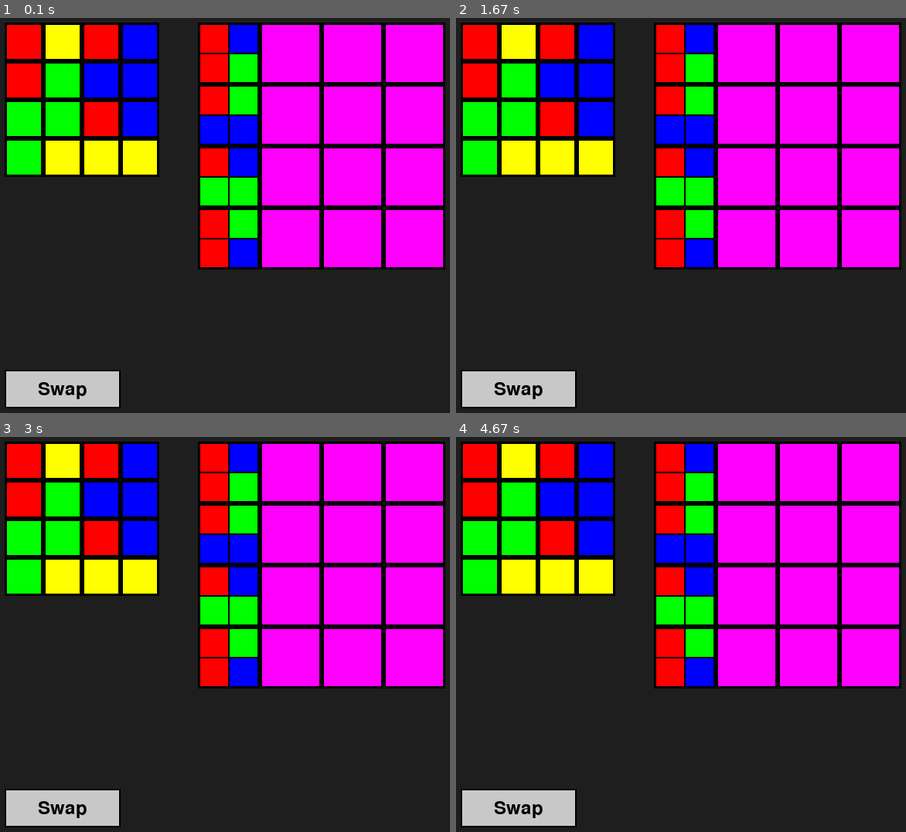
Above: before the commit, frames 1-4 (two rows, left to right).
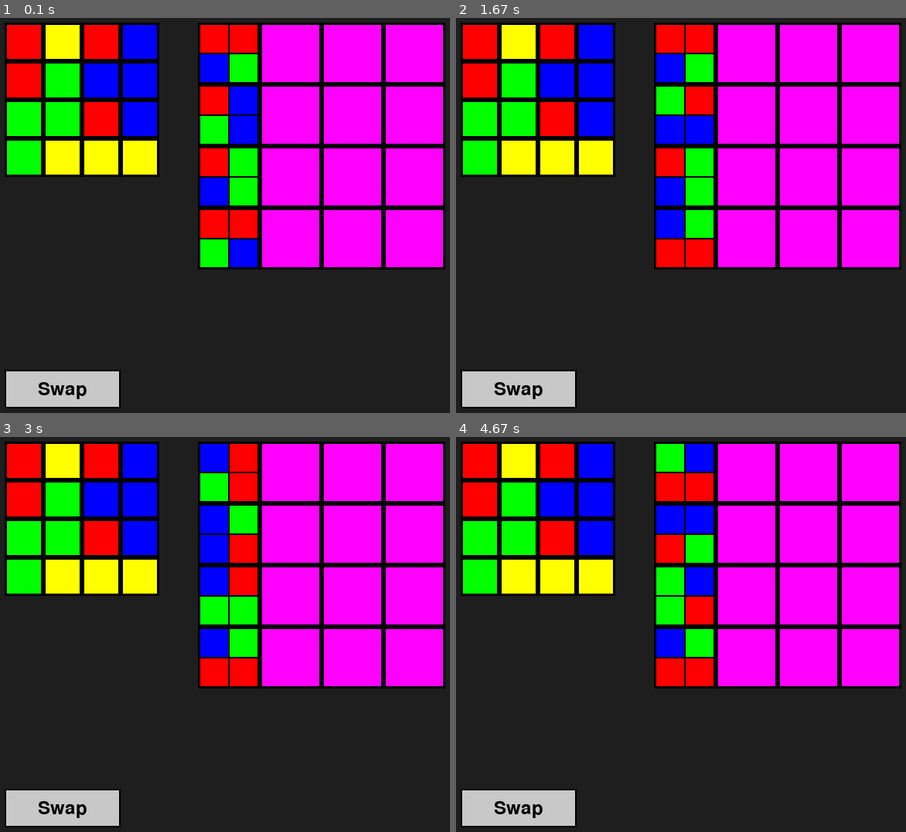
Above: after the commit, the same moments.

Repository: tillschutze/matcher
Game: pygame game, started from main.py
Same seed, same stepped clock (60 frames per second), same inputs: the game is played once before the commit and once after it.
Inputs (mouse positions are in pixels of both pictures, inside the frame that each line leads up to):
- Up to frame 1 (0.1 s): no input
- Up to frame 2 (1.67 s): click (708, 235) at 0.38 s; click (582, 219) at 0.72 s; click (685, 116) at 1.05 s; click (685, 239) at 1.38 s
- Up to frame 3 (3 s): click (229, 472) at 1.72 s; click (229, 595) at 2.05 s; click (256, 555) at 2.38 s
- Up to frame 4 (4.67 s): click (685, 472) at 3.22 s; click (685, 595) at 3.55 s; click (685, 535) at 4.38 s

The runs differ from the first frame. In frame 1, 3.5% of the frame differs, in the area x 44-58%, y 1-64%; in frame 2, 3.5%; in frame 3, 4.3%; in frame 4, 4.3%.

Commit message:
rotate card

Diff:
--- a/classes/Board.py
+++ b/classes/Board.py
@@ -15,6 +15,7 @@
         self.origin = origin
         self.cell_size = cell_size
         self.cells: List[CellType] = []
+        self.board = None
         self.create_board()
 
     def create_board(self):
@@ -35,7 +36,7 @@
                 cell = self.create_cell(cell_rect, row, col)
                 self.cells.append(cell)
 
-    def create_cell(self):
+    def create_cell(self, rect, row, col) -> CellType:
         pass
 
     def find_clicked_cell(self, pos) -> Optional[CellType]:
@@ -46,7 +47,7 @@
 
 
 class MainBoard(Board[MainBoardCell]):
-    def __init__(self, dimension, colors: Color, origin=(50, 50), cell_size=50):
+    def __init__(self, dimension, colors: List[Color], origin=(50, 50), cell_size=50):
         self.colors = colors
         super().__init__(dimension, origin, cell_size)
 
--- a/classes/Card.py
+++ b/classes/Card.py
@@ -18,11 +18,17 @@
         if self.isFaceUp:
             for i in range(2):
                 for j in range(2):
-                    draw_rect(screen, COLOR_NAMES[self.pattern[i][j]], (x + i * self.width, y + j * self.height, self.width, self.height))
-                    draw_rect(screen, (0, 0, 0), (x + i * self.width, y + j * self.height, self.width, self.height), 1)
+                    draw_rect(screen, COLOR_NAMES[self.pattern[i][j]], (x + j * self.width, y + i * self.height, self.width, self.height))
+                    draw_rect(screen, (0, 0, 0), (x + j * self.width, y + i * self.height, self.width, self.height), 1)
         else:
             draw_rect(screen, (255, 0, 255), (x, y, self.width * 2, self.height * 2))
         draw_rect(screen, (0, 0, 0), (x, y, self.width * 2, self.height * 2), 3)
 
+    def rotate(self, screen, x, y):
+        rotated_pattern: List[List[Color]] = [[self.pattern[1][0], self.pattern[0][0]], [self.pattern[1][1], self.pattern[0][1]]]
+        self.pattern = rotated_pattern
+        self.draw(screen, x, y)
+
+
     def flip(self):
         self.isFaceUp = not self.isFaceUp
--- a/classes/Cell.py
+++ b/classes/Cell.py
@@ -25,4 +25,8 @@
         self.action = action
         self.strength = strength
 
+    def rotate_card(self, screen):
+        self.card.rotate(screen, self.rect.x, self.rect.y)
+
+
 CellType = TypeVar('CellType', bound=Cell)
--- a/main.py
+++ b/main.py
@@ -1,3 +1,6 @@
+from typing import Optional
+
+from classes.Cell import PlayerBoardCell
 from classes.Colors import Color
 from classes.Game import Game
 import pygame
@@ -31,6 +34,14 @@
                 else:
                     game.handle_swap(clicked_cell, screen)
 
+            # rotate a card by 90°
+            if not game.is_swapping and event.type == pygame.MOUSEBUTTONDOWN and event.button == 1:
+                clicked_cell: Optional[PlayerBoardCell] = game.playerBoard.find_clicked_cell(event.pos)
+                if clicked_cell is None:
+                    continue
+                else:
+                    clicked_cell.rotate_card(game.screen)
+
 
         # Clear the screen.
         screen.fill((30, 30, 30))  # A dark background.
